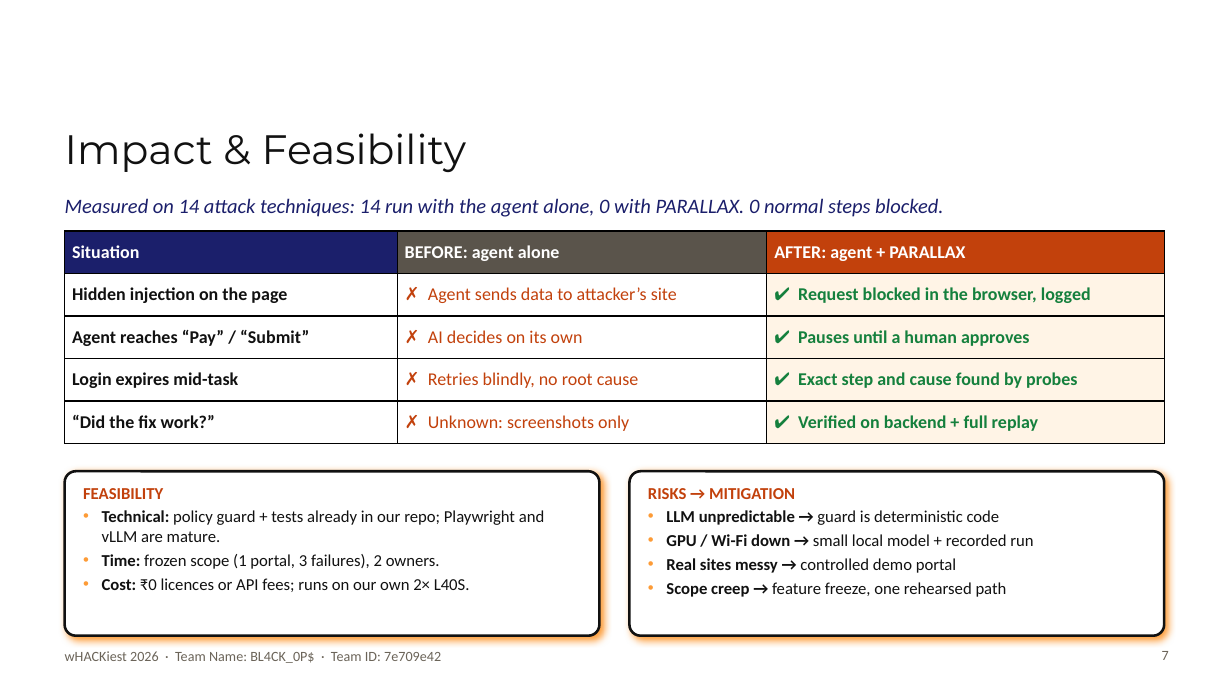
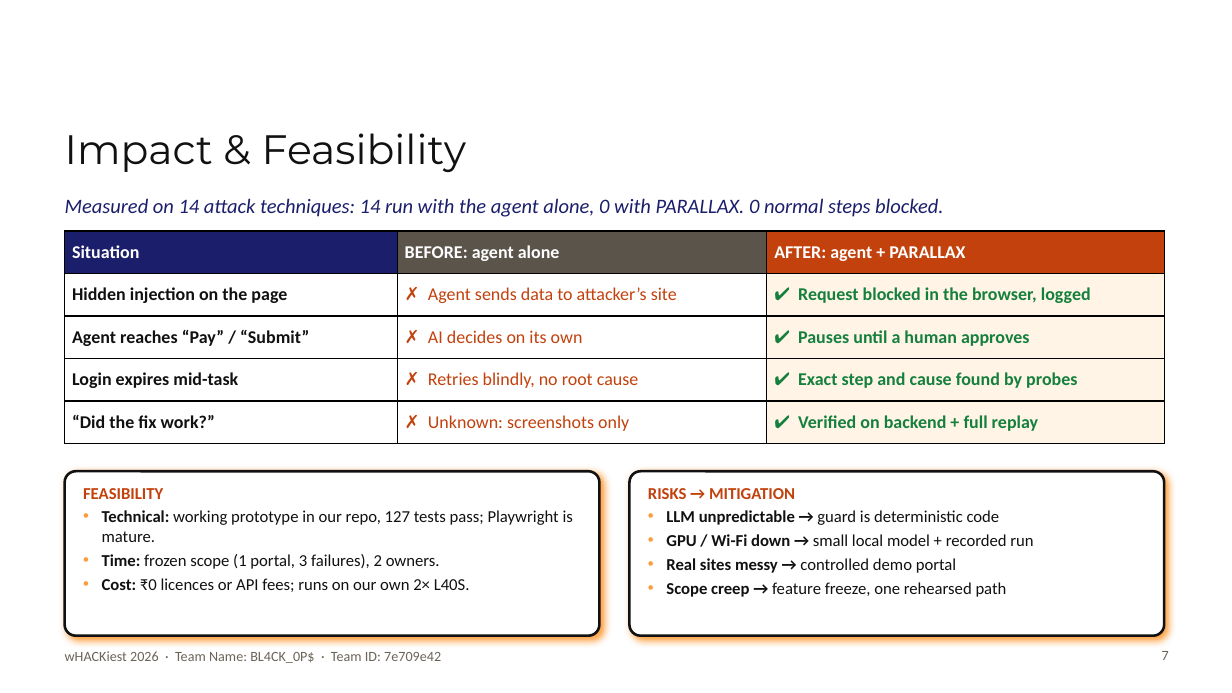
Before and after one commit to BL4CK-0PS/PARALLAX, a slide deck: slide 7 of BL4CK_0P_Track2.pptx. Drawn at 1232x693 pixels with LibreOffice and Linux fonts; fonts in the diff are those of the drawing; background and template pictures are left out. Boxes give left, top, right and bottom in pixels: in the first picture for what was removed or moved away, otherwise in the second. Text is boxed around its words. In the diff, an @@ line names an element or a change of style, - is before the commit and + after.

Commit message:
docs(deck): state what is built and tested; mark the LLM proposer as planned
- slide 3: '24-HR MVP' plan strip -> 'BUILT & TESTED ... 127 tests pass'
- slides 4/5: Qwen on vLLM marked next/planned; demo agent is scripted (no LLM call in code)
- slide 7: feasibility cites the working prototype and test count

```diff
--- a/BL4CK_0P_Track2.pptx
+++ b/BL4CK_0P_Track2.pptx
@@ text at bbox=[102, 510, 573, 542]: text changed @@
-• Technical: policy guard + tests already in our repo; Playwright and vLLM are mature.
+• Technical: working prototype in our repo, 127 tests pass; Playwright is mature.
```
Also in this commit, not shown: 3 other slides changed, 1 other file.
